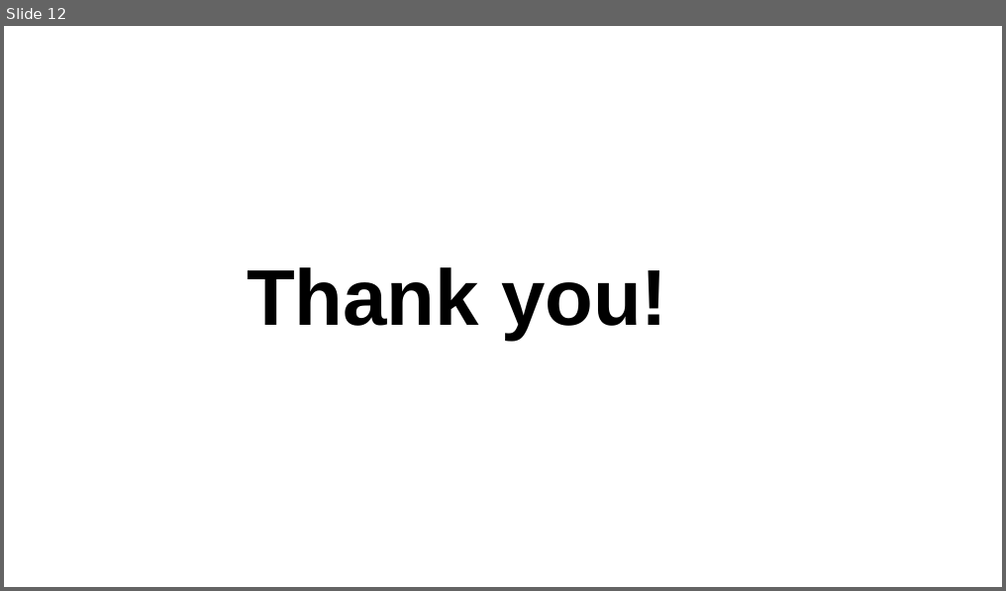
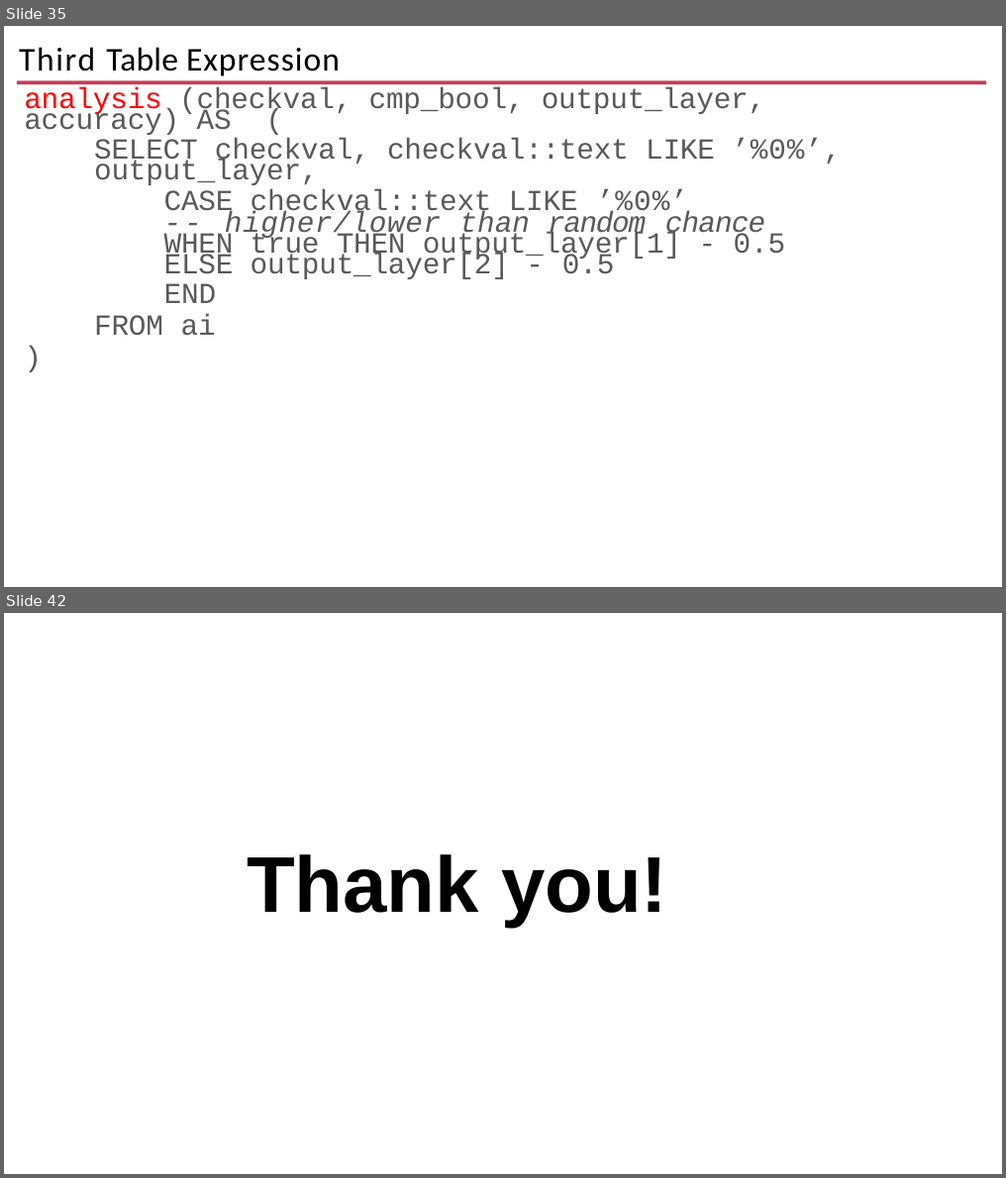
Before and after one commit to ibrarahmad/PostgreSQLTalks, a slide deck: Conferences/2022-Austin-Percona-Live/PL22-PostgreSQL-And-Artifical-Intelegence.pptx. Shown one above the other, each under a label of ours: slide 12 before the commit, slides 35 and 42 after it; the slides between them are not shown. The pictures are 1006x591 and 1006x1178 pixels, drawn with LibreOffice and Linux fonts; fonts in the diff are those of the drawing; background and template pictures are left out. Boxes give left, top, right and bottom in pixels: in the first picture for what was removed or moved away, otherwise in the second. Text is boxed around its words. In the diff, an @@ line names an element or a change of style, - is before the commit and + after.

```diff
--- a/Conferences/2022-Austin-Percona-Live/PL22-PostgreSQL-And-Artifical-Intelegence.pptx
+++ b/Conferences/2022-Austin-Percona-Live/PL22-PostgreSQL-And-Artifical-Intelegence.pptx
@@ slide 35 added at [4, 26, 1002, 587], background #FFFFFF @@
@@ title added at [19, 47, 340, 76], 32 pt, text #000000 @@
+Third Table Expression
@@ rectangle added at [17, 80, 987, 84], fill #C93D58 @@
@@ text added at [24, 87, 841, 336], 28 pt, text #595959 @@
+analysis (checkval, cmp_bool, output_layer, accuracy) AS (
+SELECT checkval, checkval::text LIKE ’%0%’, output_layer,
+CASE checkval::text LIKE ’%0%’
+-- higher/lower than random chance WHEN true THEN output_layer[1] - 0.5 ELSE output_layer[2] - 0.5
+END
+FROM ai
+)
@@ what was slide 12 is now slide 42 @@
```
Also in this commit, not shown: 11 slides changed, 29 other slides added.
